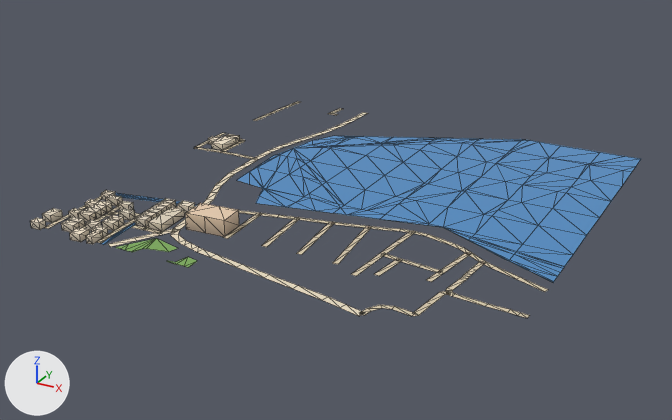
The glTF model public/assets/bengaluru-region-v1/tiles/t28_9-l1.glb as it was, and as the next commit left it.
Camera for both pictures: a 50 mm lens placed at (14688.0, 3885.0, 400.0), pointed at (14228.0, 4722.0, -18.0). The axes (+X, +Y, +Z) are drawn at lower left. The lights are the same throughout. The older version comes first. Mesh edges are drawn as thin lines.

Names of what the first picture shows: 'building', 'ground', 'water'.
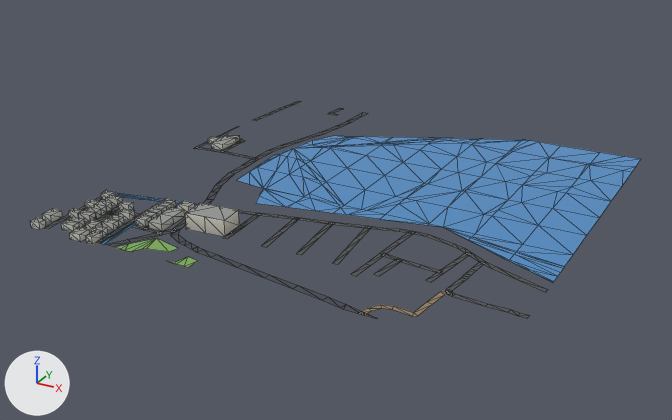
What differs and where, as boxes [x1, y1, x2, y2] in the pictures (672 x 420 px; the box of a moved part takes in the faces that stretch with it):
part 1 of me_building, recoloured: [31, 134, 240, 244] in both
part 2 of me_ground, moved or reshaped: [341, 277, 548, 318] in both
part 3 of me_ground, moved or reshaped: [328, 108, 367, 122] in both
part 4 of me_ground, moved or reshaped: before [108, 232, 163, 247]; after [106, 232, 163, 246]
part 5 of me_ground, moved or reshaped: before [194, 133, 226, 149]; after [194, 126, 239, 149]
part 6 of me_ground, recoloured: [44, 101, 531, 316] in both

Diff of the bpy script that builds the scene:
```diff
--- a/public/assets/bengaluru-region-v1/tiles/t28_9-l1.glb.py
+++ b/public/assets/bengaluru-region-v1/tiles/t28_9-l1.glb.py
@@ me_building @@
-me_building.from_pydata(...)  # 264 vertices, 331 faces; spans x -6.0..183.0, y -7.0..317.0, z 0.0..18.0
+me_building.from_pydata(...)  # 264 vertices, 398 faces; spans x -6.0..183.0, y -7.0..317.0, z 0.0..18.0
+# me_building part 1: 331 kept faces spanning x -6.0..183.0, y -7.0..317.0, z 0.0..18.0 get new vertex colours
+# edits to the shape of me_building do not show in these pictures
 me_building.materials.append(mat_building)
@@ me_ground @@
 # verts and faces of me_ground; kept vertices keep their numbers, new ones are numbered from 386
-me_ground.from_pydata(...)  # 386 vertices, 308 faces; spans x -3.0..501.0, y -4.0..500.0, z 1.0
+me_ground.from_pydata(...)  # 390 vertices, 312 faces; spans x 0.0..500.0, y 0.0..500.0, z 1.0
+# me_ground part 2
+# 6 vertices are removed from x 371.0..501.0, y -4.0..119.0, z 1.0
+# 10 faces are deleted
+# 8 vertices move from x 375.0..499.0, y -4.0..113.0, z 1.0 to x 388.0..500.0, y 1.0..119.0, z 1.0
+# 8 vertices are added at x 357.0..500.0, y 0.0..113.0, z 1.0
+# 12 new faces join them
+# me_ground part 3
+# 2 vertices are removed from x 117.0..125.0, y 476.0..477.0, z 1.0
+# 8 faces are deleted
+# 2 vertices move from x 78.0..85.0, y 471.0..475.0, z 1.0 to x 78.0..85.0, y 470.0..476.0, z 1.0
+# 2 vertices are added at (125.0, 481.0, 1.0), (117.0, 481.0, 1.0)
+# 8 new faces join them
+# me_ground part 4
+delete_faces([(248, 249, 251), (248, 251, 250)])
+verts[264] = (92.0, 0.0, 1.0)  # moved, pixel (105, 244)
+verts[265] = (101.0, 0.0, 1.0)  # moved, pixel (112, 246)
+verts[267] = (110.0, 16.0, 1.0)  # moved, pixel (130, 242)
+verts[266] = (103.0, 20.0, 1.0)  # moved, pixel (127, 239)
+faces += [(248, 249, 250), (249, 251, 250)]
+# me_ground part 5
+# 2 vertices are removed from x -3.0..3.0, y 333.0, z 1.0
+# 4 faces are deleted
+# 2 vertices move from x -2.0..-1.0, y 268.0..301.0, z 1.0 to x 0.0, y 268.0..300.0, z 1.0
+# 4 vertices are added at (2.0, 364.0, 1.0), (0.0, 364.0, 1.0), (0.0, 332.0, 1.0), (3.0, 332.0, 1.0)
+# 6 new faces join them
+# me_ground part 6: 271 kept faces spanning x 0.0..500.0, y 0.0..500.0, z 1.0 get new vertex colours; the middle colour goes from beige #d7c9ae to dark grey #535556
 me_ground.materials.append(mat_ground)
```
